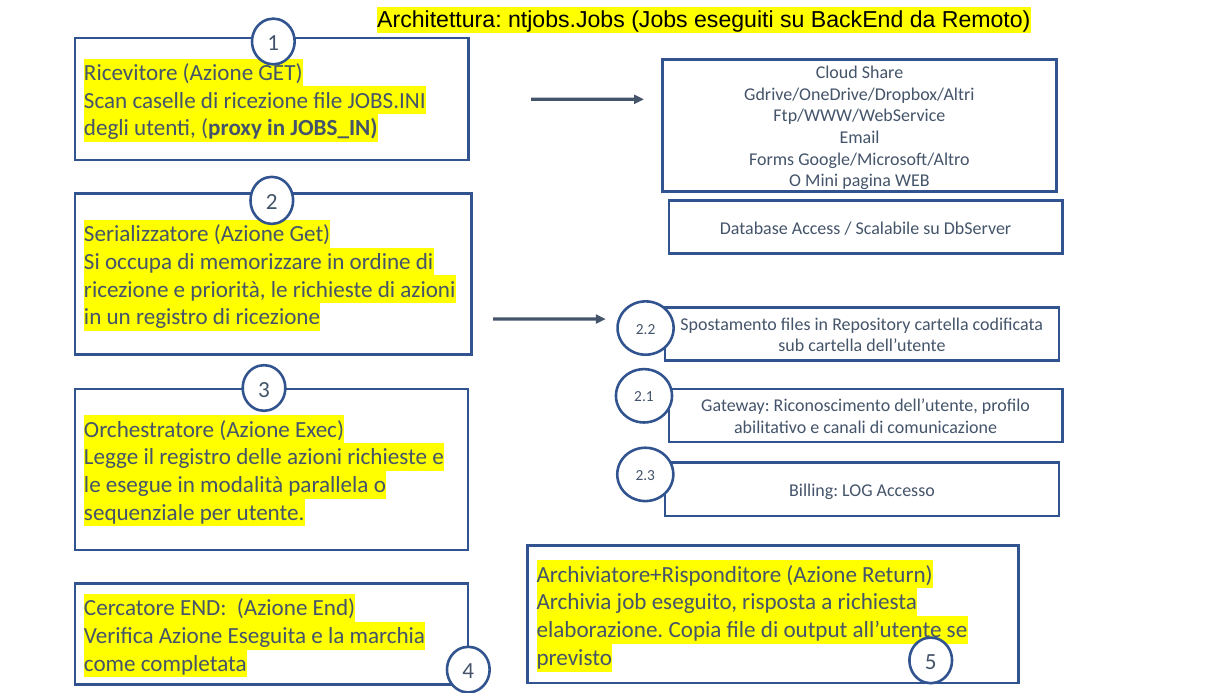
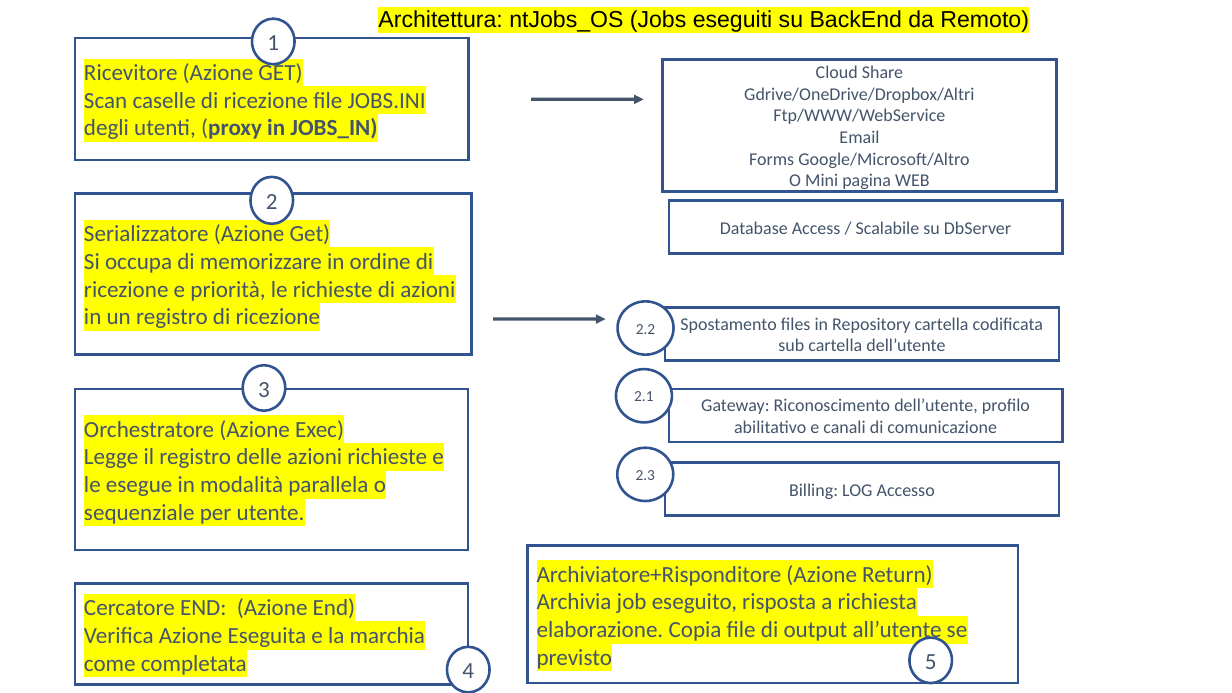
Before and after one commit to ntgcorp/ntJobsOS, a slide deck: slide 2 of ntjobs_white_paper_it.pptx. Drawn at 1232x693 pixels with LibreOffice and Linux fonts; fonts in the diff are those of the drawing. Boxes give left, top, right and bottom in pixels: in the first picture for what was removed or moved away, otherwise in the second. Text is boxed around its words. In the diff, an @@ line names an element or a change of style, - is before the commit and + after.

```diff
--- a/ntjobs_white_paper_it.pptx
+++ b/ntjobs_white_paper_it.pptx
@@ text at [378,10,1029,32]: text changed @@
-Architettura: ntjobs.Jobs (Jobs eseguiti su BackEnd da Remoto)
+Architettura: ntJobs_OS (Jobs eseguiti su BackEnd da Remoto)
```
Also in this commit, not shown: 11 other slides changed, 1 slide added.
